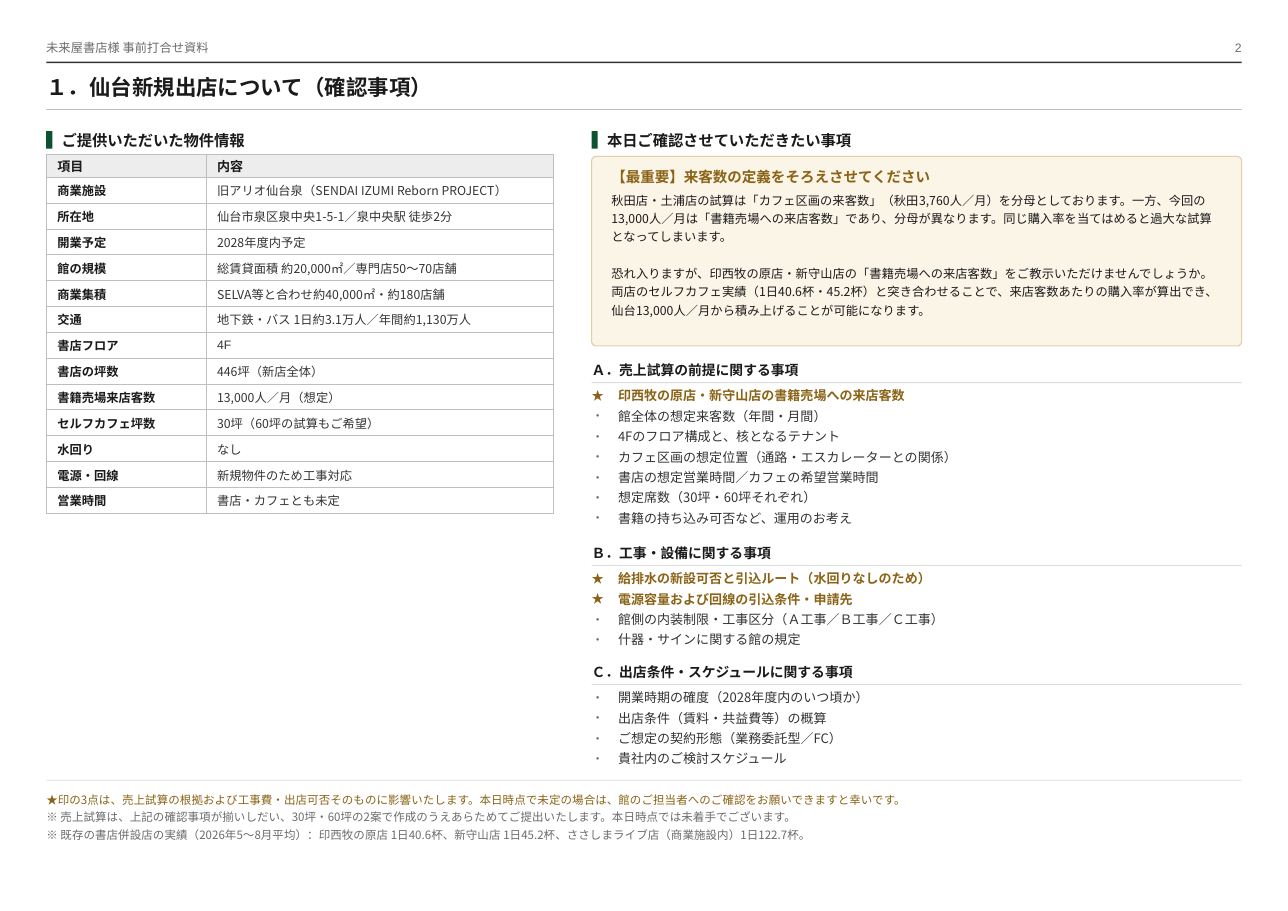
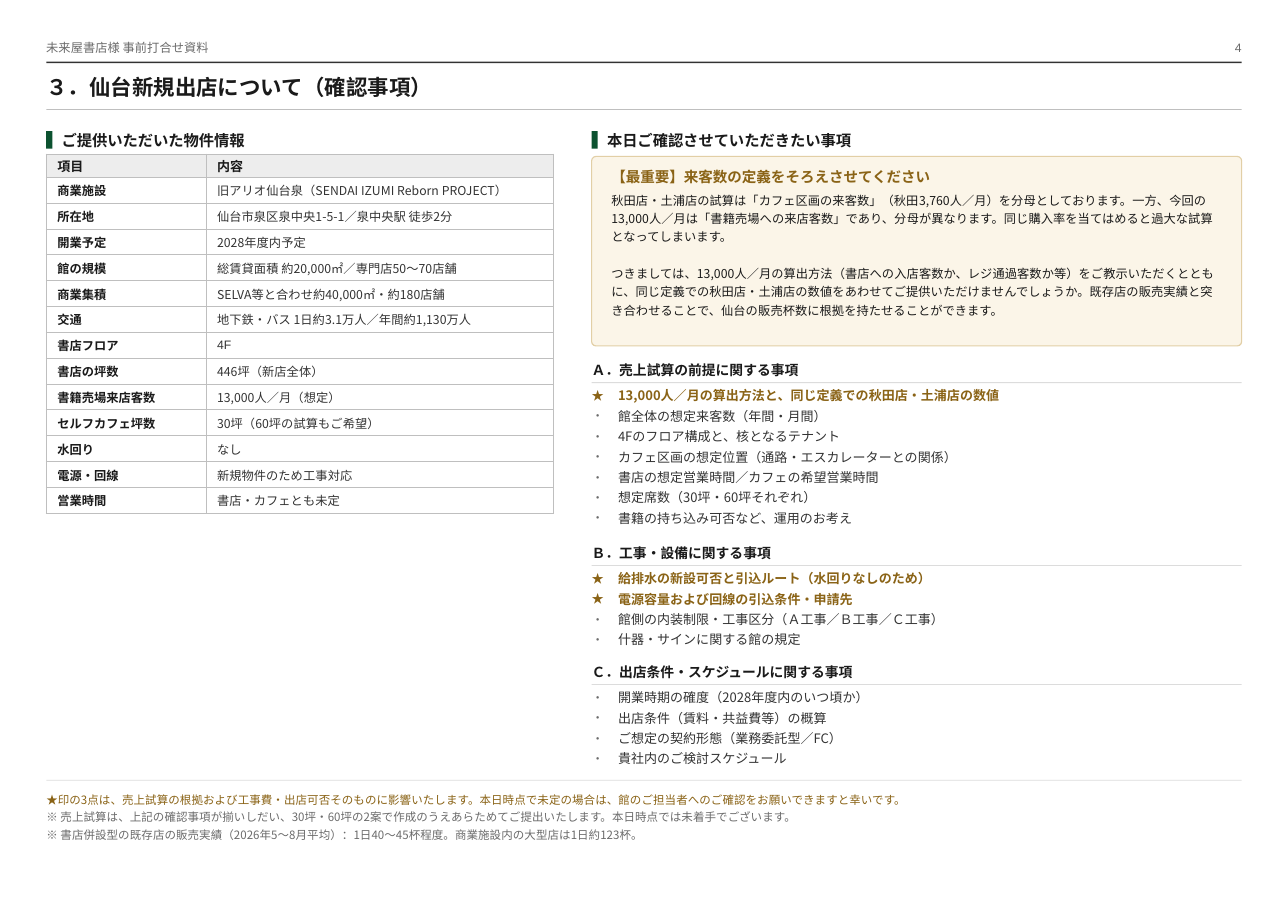
Before and after one commit to a5408071-cmd/suzuki-ceo, a slide deck: slide 4 of selfcafe-miraiya-kickoff-deck/mt-20261104.pptx (slide 2 before the commit). Drawn at 1288x911 pixels with LibreOffice and Linux fonts; fonts in the diff are those of the drawing. Boxes give left, top, right and bottom in pixels: in the first picture for what was removed or moved away, otherwise in the second. Text is boxed around its words. In the diff, an @@ line names an element or a change of style, - is before the commit and + after.

```diff
--- a/selfcafe-miraiya-kickoff-deck/mt-20261104.pptx
+++ b/selfcafe-miraiya-kickoff-deck/mt-20261104.pptx
@@ text at (1235,43,1242,52): text changed @@
-2
+4
@@ text at (46,76,432,97): text changed @@
-１．仙台新規出店について（確認事項）
+３．仙台新規出店について（確認事項）
@@ text at (611,267,1213,316): text changed @@
-恐れ入りますが、印西牧の原店・新守山店の「書籍売場への来店客数」をご教示いただけませんでしょうか。両店のセルフカフェ実績（1日40.6杯・45.2杯）と突き合わせることで、来店客数あたりの購入率が算出でき、仙台13,000人／月から積み上げることが可能になります。
+つきましては、13,000人／月の算出方法（書店への入店客数か、レジ通過客数か等）をご教示いただくとともに、同じ定義での秋田店・土浦店の数値をあわせてご提供いただけませんでしょうか。既存店の販売実績と突き合わせることで、仙台の販売杯数に根拠を持たせることができます。
@@ text at (618,389,999,403): text changed @@
-印西牧の原店・新守山店の書籍売場への来店客数
+13,000人／月の算出方法と、同じ定義での秋田店・土浦店の数値
@@ text at (60,829,642,840): text changed @@
-※ 既存の書店併設店の実績（2026年5〜8月平均）：印西牧の原店 1日40.6杯、新守山店 1日45.2杯、ささしまライブ店（商業施設内）1日122.7杯。
+※ 書店併設型の既存店の販売実績（2026年5〜8月平均）：1日40〜45杯程度。商業施設内の大型店は1日約123杯。
```
Also in this commit, not shown: 3 other slides changed, 1 slide added, 3 other files.
